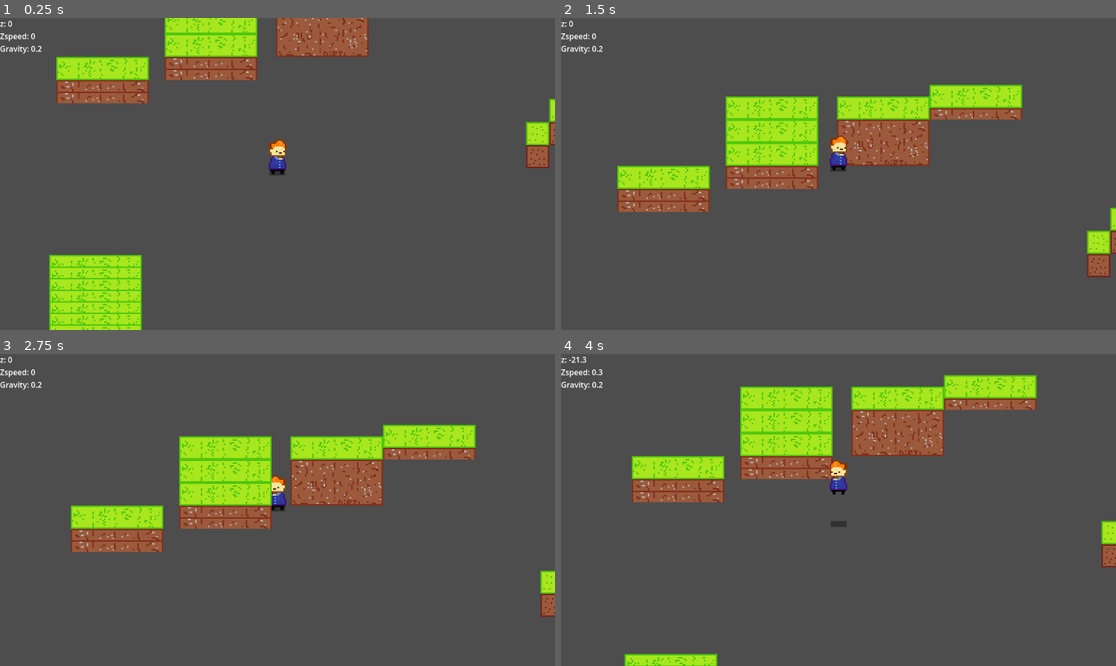
Above: before the commit, frames 1-4 (two rows, left to right).
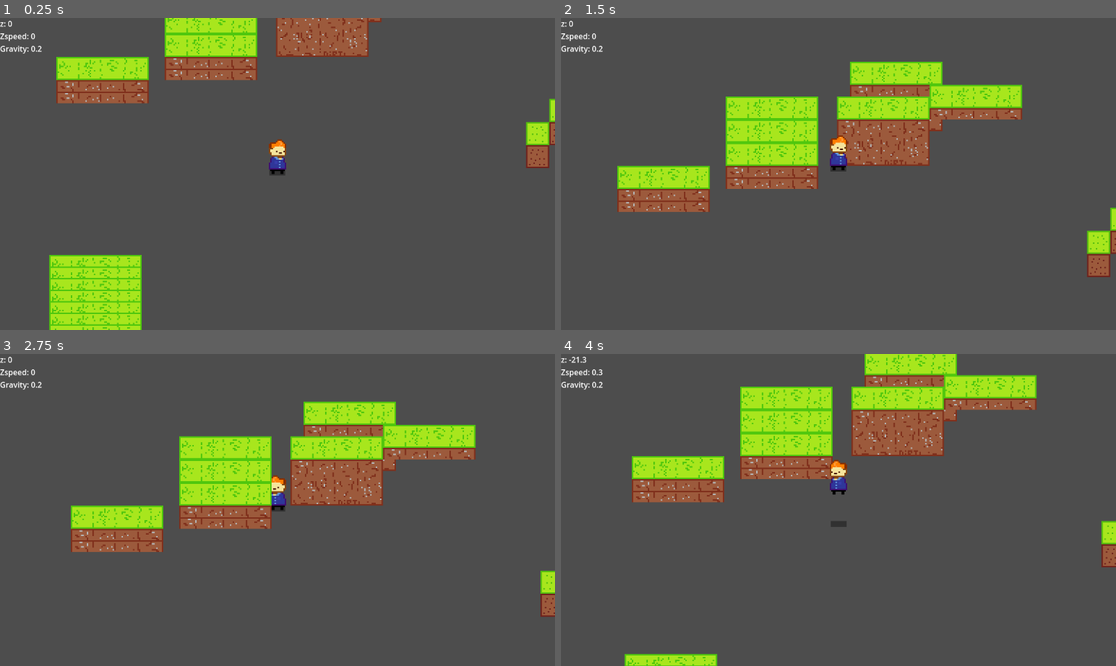
Above: after the commit, the same moments.

Repository: vitor-luis3301/Godot-Top-Down-Platformer
Game: Godot game, scene res://Scenes/main.tscn
Two runs of this game, one before a commit and one after it. Both use one fixed random seed, a clock stepped at 60 frames per second and the inputs below.
Inputs:
- Up to frame 1 (0.25 s): no input
- Up to frame 2 (1.5 s): tap Enter (ui_accept) at 0.5, 0.77 s; hold Up (ui_up) from 0.53 s (still down)
- Up to frame 3 (2.75 s): tap Enter (ui_accept) at 1.52 s; release Up (ui_up) at 2.03 s; hold Left (ui_left) from 2.03 s (still down)
- Up to frame 4 (4 s): tap Enter (ui_accept) at 3.02, 3.77 s; release Left (ui_left) at 3.53 s; hold Down (ui_down) from 3.53 s (still down)

The runs differ from the first frame. In frame 1, less than 0.1% of the frame differs, in the area x 66-69%, y 0-2%; in frame 2, 1.9%; in frame 3, 1.9%, in the area x 54-72%, y 15-38%; in frame 4, 1.8%.

Commit message:
Updated slabs

Diff:
--- a/Objects/block/block.gd
+++ b/Objects/block/block.gd
@@ -1,7 +1,7 @@
 extends StaticBody2D
 
 @export var z = 0
-@export var height = -16
+@export var height : float = -16
 
 func _ready():
 	$Sprite2D.position.y = z
--- a/Objects/player/player.gd
+++ b/Objects/player/player.gd
@@ -103,6 +103,10 @@
 		if block.is_in_group("Half-Blocks"):
 			add_collision_exception_with(block)
 
+		if fmod(block.height / -16, 1) != 0 and (block.height - z) / 16 > -1:
+			print((block.height - z) / 16 > -1)
+			add_collision_exception_with(block)
+
 	#Check if we're above the block
 	if instance_place(position.x, position.y, "Blocks"):
 		var block = instance_place(position.x, position.y, "Blocks")
--- a/Scenes/main.gd
+++ b/Scenes/main.gd
@@ -1,4 +1,7 @@
 extends Node2D
+
+func _ready():
+	print(fmod(-40.0 / -16.0, 1))
 
 func _process(delta):
 	if Input.is_action_just_pressed("ui_cancel"):
--- a/Scenes/main.tscn
+++ b/Scenes/main.tscn
@@ -19,10 +19,23 @@
 y_sort_enabled = true
 script = ExtResource("1_2dq2h")
 
+[node name="StaticBody2D25" type="StaticBody2D" parent="." groups=["Blocks"]]
+position = Vector2(277, 35)
+script = ExtResource("4_ro3km")
+height = -40.0
+
+[node name="Sprite2D" type="Sprite2D" parent="StaticBody2D25"]
+texture = ExtResource("4_0axir")
+offset = Vector2(0, -20)
+
+[node name="CollisionShape2D" type="CollisionShape2D" parent="StaticBody2D25"]
+position = Vector2(0, 4)
+shape = SubResource("RectangleShape2D_5lv1q")
+
 [node name="StaticBody2D6" type="StaticBody2D" parent="." groups=["Blocks"]]
 position = Vector2(268, 51)
 script = ExtResource("4_ro3km")
-height = -32
+height = -32.0
 
 [node name="Sprite2D" type="Sprite2D" parent="StaticBody2D6"]
 texture = ExtResource("4_0axir")
@@ -125,7 +138,7 @@
 [node name="StaticBody2D15" type="StaticBody2D" parent="." groups=["Blocks", "Half-Blocks"]]
 position = Vector2(111, 224)
 script = ExtResource("4_ro3km")
-height = -8
+height = -8.0
 
 [node name="Sprite2D" type="Sprite2D" parent="StaticBody2D15"]
 texture = ExtResource("4_0axir")
@@ -140,7 +153,7 @@
 position = Vector2(111, 240)
 script = ExtResource("4_ro3km")
 z = -8
-height = -8
+height = -8.0
 
 [node name="Sprite2D" type="Sprite2D" parent="StaticBody2D16"]
 texture = ExtResource("4_0axir")
@@ -155,7 +168,7 @@
 position = Vector2(111, 256)
 script = ExtResource("4_ro3km")
 z = -16
-height = -8
+height = -8.0
 
 [node name="Sprite2D" type="Sprite2D" parent="StaticBody2D17"]
 texture = ExtResource("4_0axir")
@@ -170,7 +183,7 @@
 position = Vector2(111, 272)
 script = ExtResource("4_ro3km")
 z = -24
-height = -8
+height = -8.0
 
 [node name="Sprite2D" type="Sprite2D" parent="StaticBody2D18"]
 texture = ExtResource("4_0axir")
@@ -185,7 +198,7 @@
 position = Vector2(111, 288)
 script = ExtResource("4_ro3km")
 z = -32
-height = -8
+height = -8.0
 
 [node name="Sprite2D" type="Sprite2D" parent="StaticBody2D19"]
 texture = ExtResource("4_0axir")
@@ -200,7 +213,7 @@
 position = Vector2(111, 304)
 script = ExtResource("4_ro3km")
 z = -40
-height = -8
+height = -8.0
 
 [node name="Sprite2D" type="Sprite2D" parent="StaticBody2D20"]
 texture = ExtResource("4_0axir")
@@ -215,7 +228,7 @@
 position = Vector2(111, 320)
 script = ExtResource("4_ro3km")
 z = -48
-height = -8
+height = -8.0
 
 [node name="Sprite2D" type="Sprite2D" parent="StaticBody2D21"]
 texture = ExtResource("4_0axir")
@@ -229,7 +242,7 @@
 [node name="StaticBody2D22" type="StaticBody2D" parent="." groups=["Blocks", "Half-Blocks"]]
 position = Vector2(-20, 224)
 script = ExtResource("4_ro3km")
-height = -8
+height = -8.0
 
 [node name="Sprite2D" type="Sprite2D" parent="StaticBody2D22"]
 texture = ExtResource("4_0axir")
@@ -243,7 +256,7 @@
 [node name="StaticBody2D23" type="StaticBody2D" parent="." groups=["Blocks", "Half-Blocks"]]
 position = Vector2(-20, 240)
 script = ExtResource("4_ro3km")
-height = -8
+height = -8.0
 
 [node name="Sprite2D" type="Sprite2D" parent="StaticBody2D23"]
 texture = ExtResource("4_0axir")
@@ -258,7 +271,7 @@
 position = Vector2(332, 63)
 script = ExtResource("4_ro3km")
 z = -32
-height = -8
+height = -8.0
 
 [node name="Sprite2D" type="Sprite2D" parent="StaticBody2D24"]
 texture = ExtResource("4_0axir")
